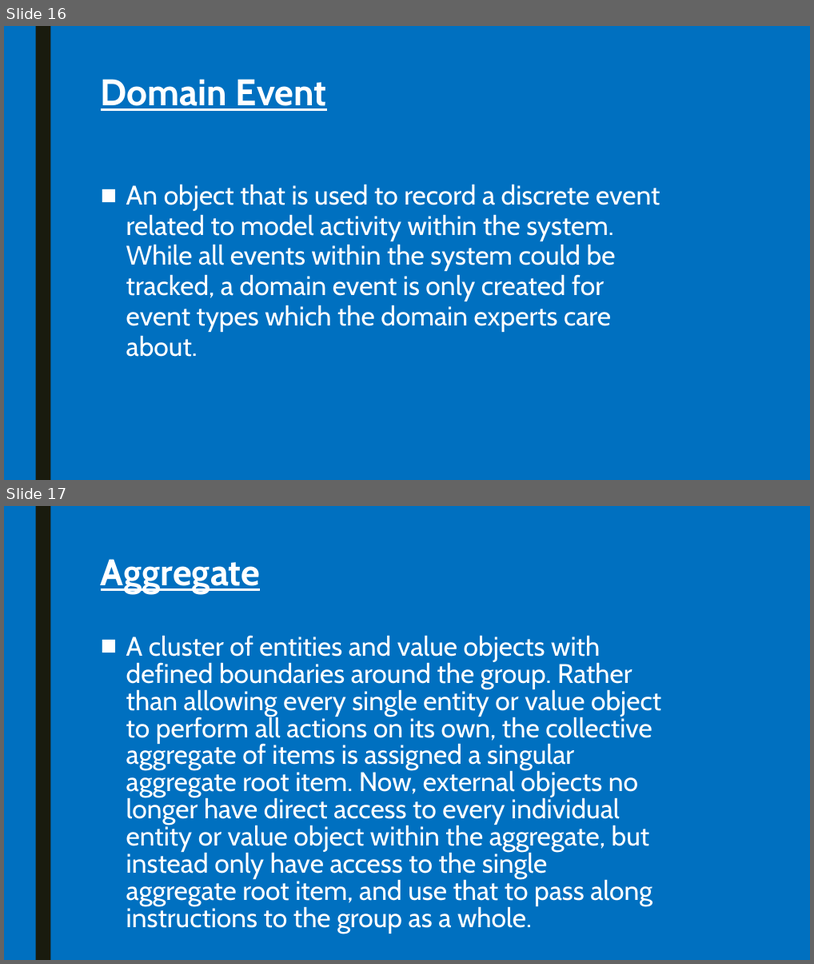
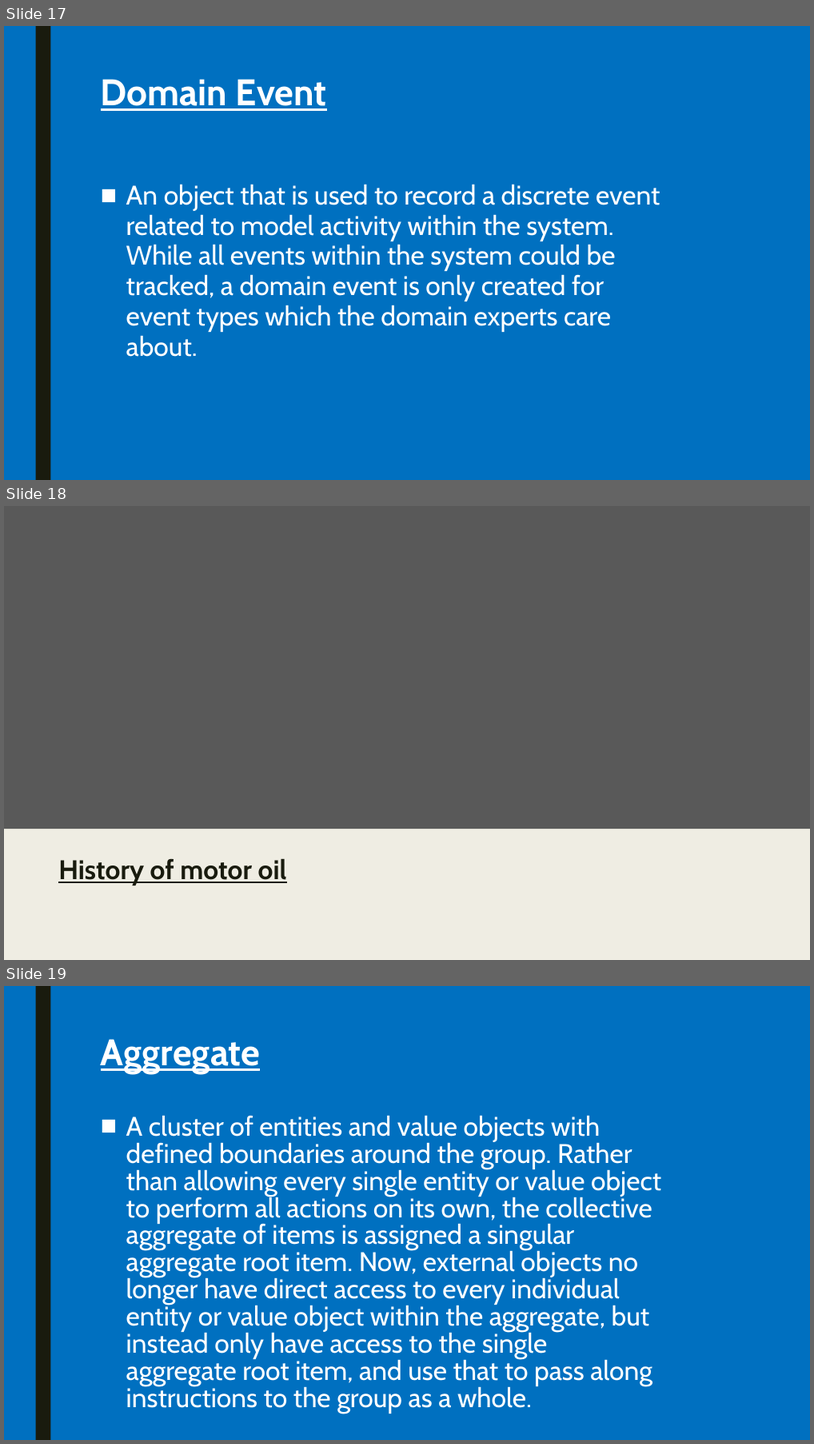
Before and after one commit to pkyurkchiev/practice-biel, a slide deck: presentations/domain-driven design.pptx. Shown one above the other, each under a label of ours: slides 16 and 17 before the commit, slides 17, 18 and 19 after it. The pictures are 814x964 and 814x1444 pixels, drawn with LibreOffice and Linux fonts; fonts in the diff are those of the drawing. Boxes give left, top, right and bottom in pixels: in the first picture for what was removed or moved away, otherwise in the second. Text is boxed around its words. In the diff, an @@ line names an element or a change of style, - is before the commit and + after.

```diff
--- a/presentations/domain-driven design.pptx
+++ b/presentations/domain-driven design.pptx
@@ slide 18 added at (4, 506, 810, 960), background #EFEDE3 @@
@@ rectangle added at (4, 506, 810, 828), fill #595959 @@
@@ text added at (58, 858, 287, 885), 32 pt, text #191B0E, bold, underline @@
+History of motor oil
@@ what was slide 16 is now slide 17 @@
@@ what was slide 17 is now slide 19 @@
```
Also in this commit, not shown: 1 slide changed, 4 other slides added, 1 slide removed, 1 other file.
